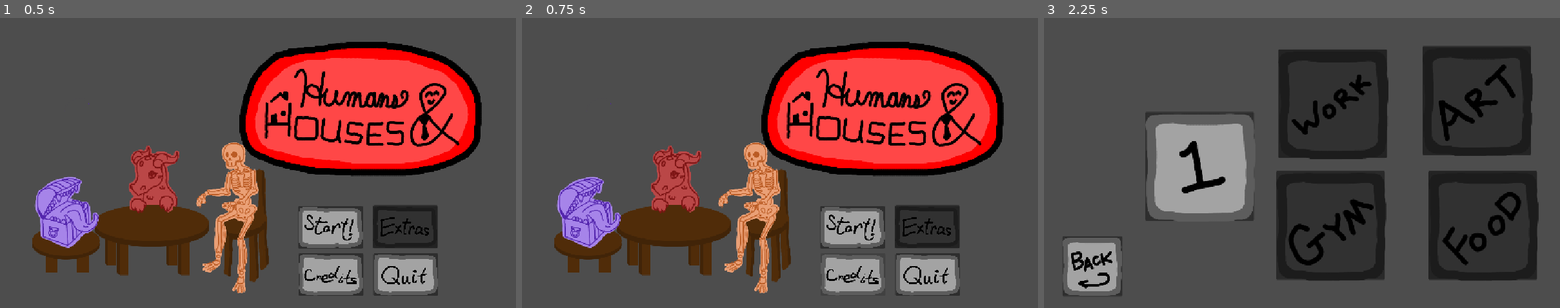
Above: before the commit, frames 1-3 (left to right).
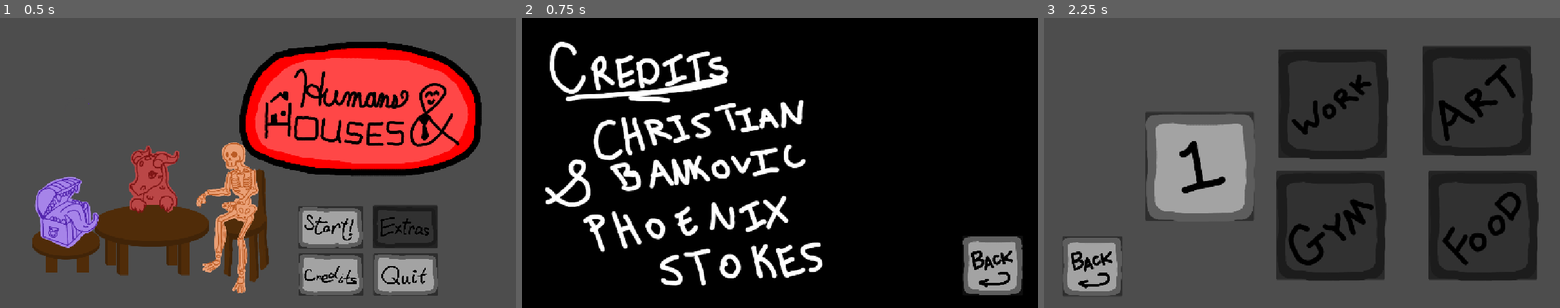
Above: after the commit, the same moments.

Repository: Sharpy796/acm-gamejam-2026
Game: Godot game, scene res://scenes/titlescreen.tscn
The game is run twice, just before and just after one commit, with the same random seed, the same clock (stepped at 60 frames per second) and the same inputs.
Inputs (mouse positions are in pixels of both pictures, inside the frame that each line leads up to):
- Up to frame 1 (0.5 s): no input
- Up to frame 2 (0.75 s): click (852, 276) at 0.5 s
- Up to frame 3 (2.25 s): click (1513, 264) at 1.27 s; click (1374, 226) at 2 s

Frame 1 is identical in both runs. In frame 2, 94% of the frame differs, in the area x 0-100%, y 0-100%; in frame 3, nothing differs.

Commit message:
feat: credits

Diff:
--- a/Globals.gd
+++ b/Globals.gd
@@ -38,7 +38,7 @@
 
 func incrementFaster():
 	currentSpeed += 1
-	if currentSpeed > 1: # you win!
+	if currentSpeed > 4: # you win!
 		get_tree().change_scene_to_file("res://scenes/endscreen.tscn")
 	else:
 		shuffleMinigames()
--- /dev/null
+++ b/scenes/buttons/menu/credits.gd
@@ -0,0 +1,15 @@
+extends Sprite2D
+
+
+# Called when the node enters the scene tree for the first time.
+func _ready() -> void:
+	pass # Replace with function body.
+
+
+# Called every frame. 'delta' is the elapsed time since the previous frame.
+func _process(delta: float) -> void:
+	pass
+
+
+func _on_start_button_pressed() -> void:
+	get_tree().change_scene_to_file("res://scenes/credits.tscn")
--- a/scenes/buttons/menu/menucredits.tscn
+++ b/scenes/buttons/menu/menucredits.tscn
@@ -1,6 +1,7 @@
 [gd_scene format=3 uid="uid://bhyhesls3fi7w"]
 
 [ext_resource type="Texture2D" uid="uid://bpoj1xcm78iqt" path="res://assets/menubuttons/credits.png" id="1_vku05"]
+[ext_resource type="Script" uid="uid://bvbxgvxulx61u" path="res://scenes/buttons/menu/credits.gd" id="2_phjkt"]
 
 [sub_resource type="GDScript" id="GDScript_t7v6v"]
 
@@ -13,3 +14,6 @@
 position = Vector2(72, 48.000015)
 scale = Vector2(0.13835037, 0.13835038)
 texture = ExtResource("1_vku05")
+script = ExtResource("2_phjkt")
+
+[connection signal="pressed" from="." to="Sprite2D" method="_on_start_button_pressed"]
--- /dev/null
+++ b/scenes/credits.tscn
@@ -0,0 +1,16 @@
+[gd_scene format=3 uid="uid://b4dtkx6ftbqvt"]
+
+[ext_resource type="Texture2D" uid="uid://b7f32wp6rnq6i" path="res://assets/Credits/Credits.png" id="1_2ckv8"]
+[ext_resource type="PackedScene" uid="uid://knnikfm7k7s0" path="res://scenes/buttons/backbutton.tscn" id="5_c6kru"]
+
+[node name="Node2D" type="Node2D" unique_id=2137464456]
+
+[node name="Credits" type="Sprite2D" parent="." unique_id=1251259939]
+position = Vector2(576, 324)
+texture = ExtResource("1_2ckv8")
+
+[node name="ButtonBack" parent="." unique_id=1924945515 instance=ExtResource("5_c6kru")]
+offset_left = 984.0
+offset_top = 486.0
+offset_right = 1118.0
+offset_bottom = 620.0
Not shown, added: assets/Credits/Credits.png.import
Not shown, added: scenes/buttons/menu/credits.gd.uid
